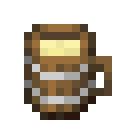
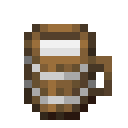
Layered file, before and after one edit (w=128, h=128). Changes by layer:
painted on "Liquid" over [40,40,80,56]
